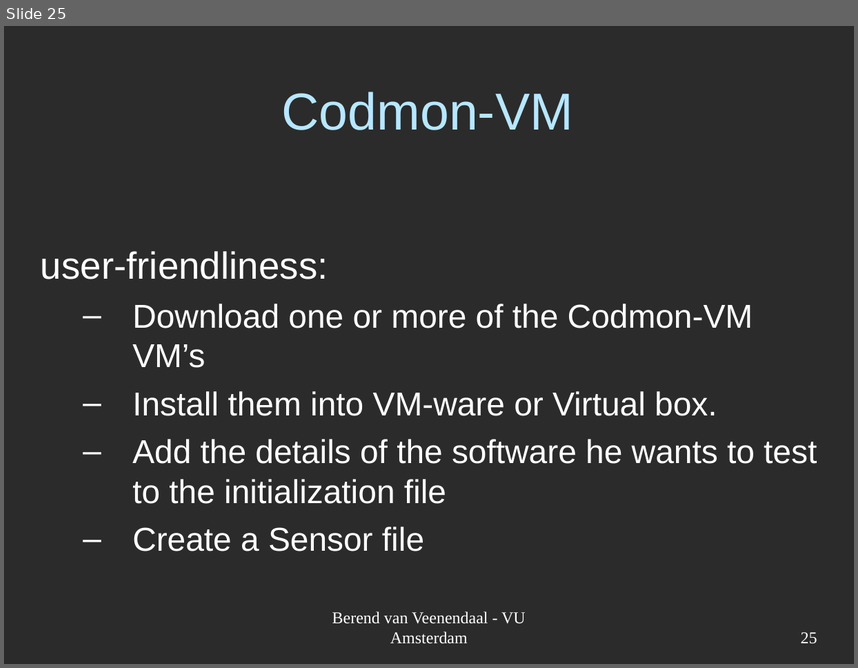
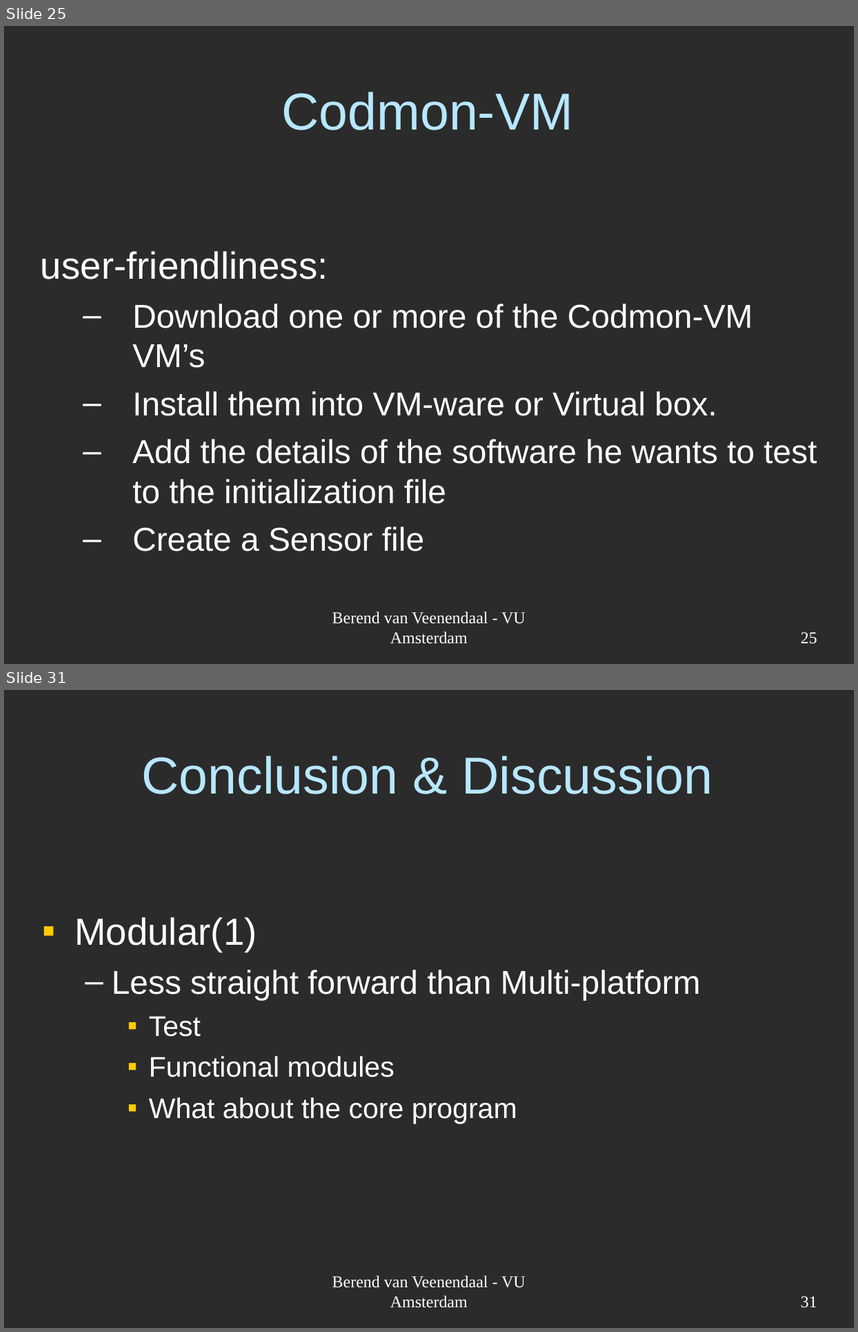
Before and after one commit to JungleComputing/codmon, a slide deck: doc/report/Codmon-VM.ppt. Shown one above the other, each under a label of ours: slide 25 before the commit, slides 25 and 31 after it; the slides between them are not shown. The pictures are 858x668 and 858x1332 pixels, drawn with LibreOffice and Linux fonts; fonts in the diff are those of the drawing; background and template pictures are left out; a plain dark background stands for a picture behind light text. Boxes give left, top, right and bottom in pixels: in the first picture for what was removed or moved away, otherwise in the second. Text is boxed around its words. In the diff, an @@ line names an element or a change of style, - is before the commit and + after.

```diff
--- a/doc/report/Codmon-VM.ppt
+++ b/doc/report/Codmon-VM.ppt
@@ slide 31 added at [4, 690, 854, 1328], background picture (left out) @@
@@ title added at [141, 756, 713, 794], 44 pt, text #B7E7FF @@
+Conclusion & Discussion
@@ text added at [74, 917, 701, 1123], 24 pt, text #FFFFFF @@
+▪ Modular(1)
+  – Less straight forward than Multi-platform
+    ▪ Test
+    ▪ Functional modules
+    ▪ What about the core program
@@ text added at [332, 1275, 526, 1308], 14 pt, text #FFFFFF @@
+Berend van Veenendaal - VU Amsterdam
@@ page number added at [801, 1296, 818, 1308], 14 pt, text #FFFFFF @@
+31
```
Also in this commit, not shown: 1 slide changed, 10 other slides added.
